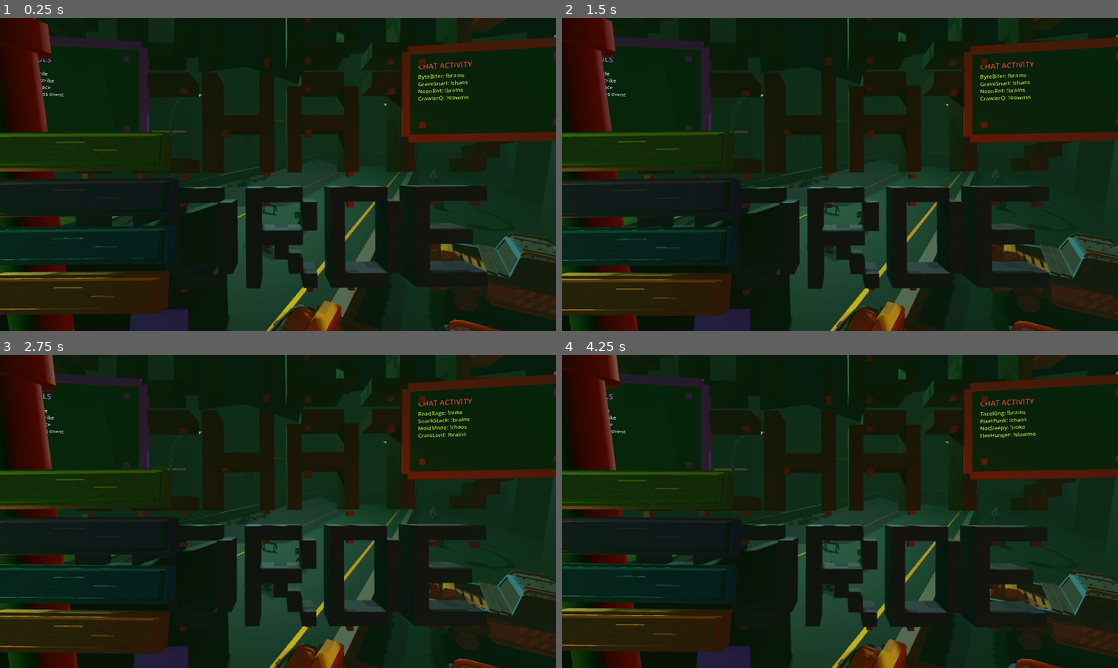
Above: before the commit, frames 1-4 (two rows, left to right).
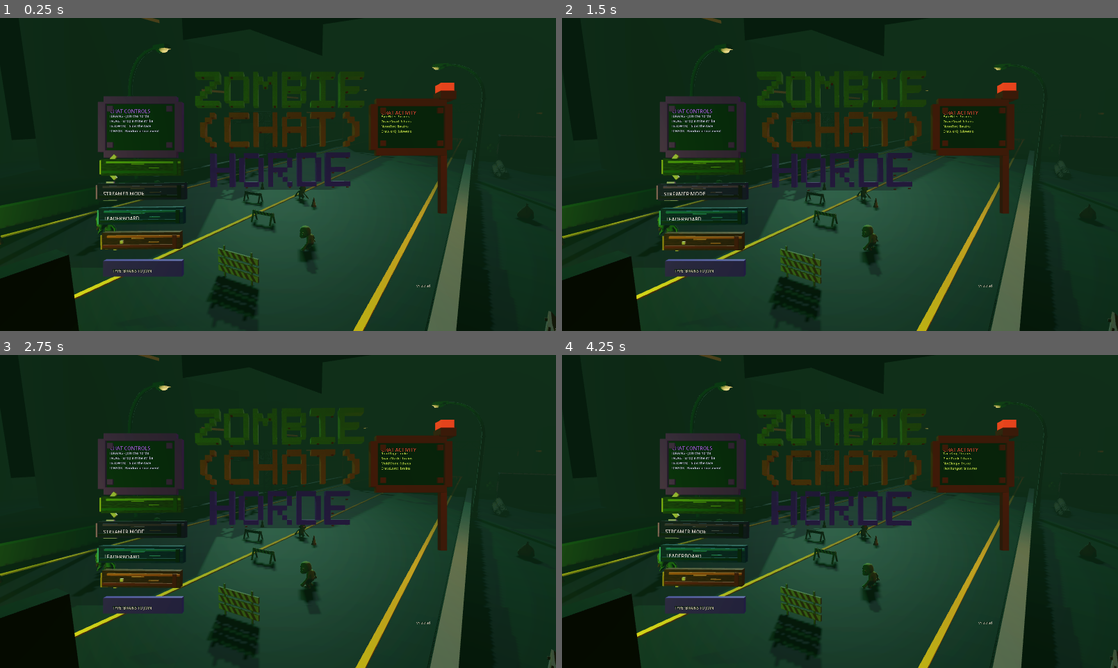
Above: after the commit, the same moments.

Repository: Knoxamiz/zombie-horde
Game: Godot game, scene res://scenes/main_menu/main_menu.tscn
The game is run twice, just before and just after one commit, with the same random seed, the same clock (stepped at 60 frames per second) and the same inputs.
Inputs (mouse positions are in pixels of both pictures, inside the frame that each line leads up to):
- Up to frame 1 (0.25 s): no input
- Up to frame 2 (1.5 s): tap Enter (round_start) at 0.5 s; move the mouse to (962, 158) at 0.52 s; hold Right 0.53-1.25 s; hold S (camera_back) 0.53-1.25 s; click (962, 158) at 0.67 s; drag from (728, 190) to (812, 237) at 1.27 s
- Up to frame 3 (2.75 s): move the mouse to (333, 442) at 2.02 s; hold Right from 2.03 s (still down); hold F (camera_director) from 2.03 s (still down)
- Up to frame 4 (4.25 s): release Right at 2.75 s; release F (camera_director) at 2.75 s; drag from (812, 574) to (673, 464) at 2.77 s; move the mouse to (1006, 558) at 3.52 s; hold Left from 3.53 s (still down); hold W (camera_forward) from 3.53 s (still down)

The runs differ from the first frame. In frame 1, 44% of the frame differs, in the area x 0-100%, y 0-100%; in frame 2, 44%; in frame 3, 44%; in frame 4, 44%.

Commit message:
Fix main menu UI scale: title, buttons, and panels were enormous
Shrink voxel title letters, button blocks, info panels, and join bar.
Pull camera back with lower FOV so the 3D road scene stays visible.
Brighten title emission and remove button tilt that read as flat bars.

Co-authored-by: Knoxamiz <Knoxamiz@users.noreply.github.com>

Diff:
--- a/scenes/main_menu/main_menu.tscn
+++ b/scenes/main_menu/main_menu.tscn
@@ -18,7 +18,7 @@
 [ext_resource type="PackedScene" path="res://scenes/ui/main_menu_3d_info_panel.tscn" id="16_info_panel"]
 
 [sub_resource type="BoxMesh" id="BoxMesh_join_prompt"]
-size = Vector3(3.85, 0.54, 0.18)
+size = Vector3(1.72, 0.34, 0.14)
 
 [sub_resource type="StandardMaterial3D" id="StandardMaterial3D_join_prompt"]
 albedo_color = Color(0.34, 0.15, 0.62, 1)
@@ -30,12 +30,12 @@
 [node name="MainMenu" type="Node3D"]
 script = ExtResource("1_controller")
 camera_path = NodePath("CinematicCamera")
-camera_focus = Vector3(1.8, 1.45, -6.5)
+camera_focus = Vector3(1.2, 1.2, -8.0)
 menu_zombies_path = NodePath("CinematicWorld/MenuZombies")
 cage_light_path = NodePath("CageGreenLight")
 base_light_path = NodePath("BaseAmberLight")
 road_sweep_light_path = NodePath("RoadSweepLight")
-camera_idle_strength = 0.22
+camera_idle_strength = 0.14
 
 [node name="WorldEnvironment" type="WorldEnvironment" parent="."]
 environment = ExtResource("2_environment")
@@ -144,17 +144,18 @@
 spot_angle_attenuation = 0.7
 
 [node name="CinematicCamera" type="Camera3D" parent="."]
-transform = Transform3D(0.996195, 0, -0.0871558, 0, 0.990268, 0.139173, 0.0871558, -0.138632, 0.986996, -10.2, 5.4, -28.5)
+transform = Transform3D(0.996195, 0, -0.0871558, 0, 0.984808, 0.173648, 0.0871558, -0.173178, 0.980579, -8.5, 4.8, -24.0)
 current = true
-fov = 58.0
+fov = 52.0
 
 [node name="Menu3DOverlay" type="Node3D" parent="CinematicCamera"]
+transform = Transform3D(1, 0, 0, 0, 1, 0, 0, 0, 1, 0, 0, 0)
 
 [node name="TitleBlocks" parent="CinematicCamera/Menu3DOverlay" instance=ExtResource("15_title")]
-transform = Transform3D(1, 0, 0, 0, 1, 0, 0, 0, 1, 0.35, 2.05, -6.35)
+transform = Transform3D(1, 0, 0, 0, 1, 0, 0, 0, 1, 0.15, 1.35, -7.4)
 
 [node name="ChatControlsPanel" parent="CinematicCamera/Menu3DOverlay" instance=ExtResource("16_info_panel")]
-transform = Transform3D(0.990268, 0, 0.139173, 0, 1, 0, -0.139173, 0, 0.990268, -4.55, 1.72, -5.95)
+transform = Transform3D(1, 0, 0, 0, 1, 0, 0, 0, 1, -3.05, 1.05, -7.2)
 header_text = "CHAT CONTROLS"
 body_text = "!BRAINS - Join the horde
 !NUKE - Drop a mine strike
@@ -163,11 +164,12 @@
 header_color = Color(0.72, 0.42, 1, 1)
 body_color = Color(0.88, 0.92, 1, 1)
 frame_color = Color(0.52, 0.18, 0.82, 1)
-panel_size = Vector2(3.15, 1.95)
-body_font_size = 20
+panel_size = Vector2(1.55, 1.05)
+header_font_size = 22
+body_font_size = 15
 
 [node name="ChatActivityPanel" parent="CinematicCamera/Menu3DOverlay" instance=ExtResource("16_info_panel")]
-transform = Transform3D(0.990268, 0, -0.139173, 0, 1, 0, 0.139173, 0, 0.990268, 4.35, 1.72, -5.95)
+transform = Transform3D(1, 0, 0, 0, 1, 0, 0, 0, 1, 2.95, 1.05, -7.2)
 header_text = "CHAT ACTIVITY"
 body_text = "TacoKing: !brains
 PixelPunk: !chaos
@@ -175,14 +177,17 @@
 HexHunger: !slowmo"
 header_color = Color(1, 0.31, 0.22, 1)
 body_color = Color(0.82, 1, 0.3, 1)
-panel_size = Vector2(3.05, 1.75)
+panel_size = Vector2(1.5, 0.95)
+header_font_size = 22
+body_font_size = 15
 mount_pole = true
 mount_siren = true
 
 [node name="ButtonRack" type="Node3D" parent="CinematicCamera/Menu3DOverlay"]
+transform = Transform3D(1, 0, 0, 0, 1, 0, 0, 0, 1, 0, 0, 0)
 
 [node name="StartButton3D" parent="CinematicCamera/Menu3DOverlay/ButtonRack" instance=ExtResource("12_menu_3d_button")]
-transform = Transform3D(1, 0, 0, 0, 0.985, 0.174, 0, -0.174, 0.985, -3.72, 0.42, -5.36)
+transform = Transform3D(1, 0, 0, 0, 1, 0, 0, 0, 1, -2.95, 0.15, -7.0)
 action_id = &"start"
 icon_kind = &"play"
 text = "START"
@@ -190,11 +195,11 @@
 hover_color = Color(0.66, 0.95, 0.2, 1)
 accent_color = Color(0.9, 1, 0.32, 1)
 text_color = Color(1, 0.98, 0.86, 1)
-block_size = Vector3(3.28, 0.68, 0.34)
-font_size = 35
+block_size = Vector3(1.72, 0.36, 0.2)
+font_size = 24
 
 [node name="StreamerButton3D" parent="CinematicCamera/Menu3DOverlay/ButtonRack" instance=ExtResource("12_menu_3d_button")]
-transform = Transform3D(1, 0, 0, 0, 0.985, 0.174, 0, -0.174, 0.985, -3.72, -0.46, -5.34)
+transform = Transform3D(1, 0, 0, 0, 1, 0, 0, 0, 1, -2.95, -0.38, -7.0)
 action_id = &"streamer"
 icon_kind = &"streamer"
 text = "STREAMER MODE"
@@ -202,12 +207,12 @@
 hover_color = Color(0.52, 0.24, 0.9, 1)
 accent_color = Color(0.82, 0.48, 1, 1)
 text_color = Color(1, 0.96, 0.88, 1)
-block_size = Vector3(3.55, 0.68, 0.34)
-font_size = 31
+block_size = Vector3(1.88, 0.36, 0.2)
+font_size = 21
 idle_phase = 0.7
 
 [node name="LeaderboardButton3D" parent="CinematicCamera/Menu3DOverlay/ButtonRack" instance=ExtResource("12_menu_3d_button")]
-transform = Transform3D(1, 0, 0, 0, 0.985, 0.174, 0, -0.174, 0.985, -3.72, -1.34, -5.32)
+transform = Transform3D(1, 0, 0, 0, 1, 0, 0, 0, 1, -2.95, -0.91, -7.0)
 action_id = &"leaderboard"
 icon_kind = &"trophy"
 text = "LEADERBOARD"
@@ -215,12 +220,12 @@
 hover_color = Color(0.18, 0.62, 0.96, 1)
 accent_color = Color(0.42, 0.88, 1, 1)
 text_color = Color(1, 0.96, 0.88, 1)
-block_size = Vector3(3.42, 0.68, 0.34)
-font_size = 31
+block_size = Vector3(1.82, 0.36, 0.2)
+font_size = 21
 idle_phase = 1.4
 
 [node name="SettingsButton3D" parent="CinematicCamera/Menu3DOverlay/ButtonRack" instance=ExtResource("12_menu_3d_button")]
-transform = Transform3D(1, 0, 0, 0, 0.985, 0.174, 0, -0.174, 0.985, -3.72, -2.22, -5.3)
+transform = Transform3D(1, 0, 0, 0, 1, 0, 0, 0, 1, -2.95, -1.44, -7.0)
 action_id = &"settings"
 icon_kind = &"gear"
 text = "SETTINGS"
@@ -228,29 +233,29 @@
 hover_color = Color(1, 0.5, 0.08, 1)
 accent_color = Color(1, 0.75, 0.22, 1)
 text_color = Color(1, 0.96, 0.88, 1)
-block_size = Vector3(3.2, 0.68, 0.34)
-font_size = 32
+block_size = Vector3(1.68, 0.36, 0.2)
+font_size = 22
 idle_phase = 2.1
 
 [node name="JoinPrompt3D" type="Node3D" parent="CinematicCamera/Menu3DOverlay"]
-transform = Transform3D(0.999391, -0.0348995, 0, 0.0348995, 0.999391, 0, 0, 0, 1, -3.72, -3.02, -5.55)
+transform = Transform3D(1, 0, 0, 0, 1, 0, 0, 0, 1, -2.95, -2.05, -7.05)
 
 [node name="PromptBlock" type="MeshInstance3D" parent="CinematicCamera/Menu3DOverlay/JoinPrompt3D"]
 mesh = SubResource("BoxMesh_join_prompt")
 surface_material_override/0 = SubResource("StandardMaterial3D_join_prompt")
 
 [node name="PromptLabel" type="Label3D" parent="CinematicCamera/Menu3DOverlay/JoinPrompt3D"]
-transform = Transform3D(1, 0, 0, 0, 1, 0, 0, 0, 1, -1.15, -0.04, 0.14)
+transform = Transform3D(1, 0, 0, 0, 1, 0, 0, 0, 1, -0.62, -0.03, 0.12)
 modulate = Color(1, 0.92, 0.76, 1)
 text = "TYPE !BRAINS TO JOIN"
-font_size = 22
-outline_size = 5
+font_size = 16
+outline_size = 4
 horizontal_alignment = 0
 
 [node name="VersionLabel3D" type="Label3D" parent="CinematicCamera/Menu3DOverlay"]
-transform = Transform3D(1, 0, 0, 0, 1, 0, 0, 0, 1, 4.9, -3.62, -5.55)
+transform = Transform3D(1, 0, 0, 0, 1, 0, 0, 0, 1, 3.35, -2.45, -7.05)
 modulate = Color(1, 0.96, 0.86, 0.95)
-text = "v1.2.0-3d"
-font_size = 17
-outline_size = 4
+text = "v1.2.2-3d"
+font_size = 14
+outline_size = 3
 horizontal_alignment = 2
--- a/scenes/ui/main_menu_3d_title.tscn
+++ b/scenes/ui/main_menu_3d_title.tscn
@@ -4,5 +4,8 @@
 
 [node name="TitleBlocks" type="Node3D"]
 script = ExtResource("1_script")
-block_size = Vector3(0.31, 0.31, 0.48)
-line_spacing = 0.34
+block_size = Vector3(0.11, 0.11, 0.2)
+line_spacing = 0.16
+letter_spacing = 0.05
+depth_layers = 2
+drip_strength = 0.35
--- a/scripts/main_menu/main_menu_controller.gd
+++ b/scripts/main_menu/main_menu_controller.gd
@@ -11,12 +11,12 @@
 
 @export_file("*.tscn") var game_scene_path: String = "res://scenes/main/main_game.tscn"
 @export var camera_path: NodePath
-@export var camera_focus: Vector3 = Vector3(1.8, 1.45, -6.5)
+@export var camera_focus: Vector3 = Vector3(1.2, 1.2, -8.0)
 @export var menu_zombies_path: NodePath
 @export var cage_light_path: NodePath
 @export var base_light_path: NodePath
 @export var road_sweep_light_path: NodePath
-@export_range(0.0, 1.0, 0.01) var camera_idle_strength: float = 0.22
+@export_range(0.0, 1.0, 0.01) var camera_idle_strength: float = 0.14
 
 var _transitioning: bool = false
 var _time: float = 0.0
--- a/scripts/ui/main_menu_3d_block_text.gd
+++ b/scripts/ui/main_menu_3d_block_text.gd
@@ -322,8 +322,8 @@
 	material.roughness = 0.84
 	material.metallic = 0.02
 	material.emission_enabled = true
-	material.emission = base * (0.12 + float(layer) * 0.03)
-	material.emission_energy_multiplier = 0.7
+	material.emission = base * (0.28 + float(layer) * 0.06)
+	material.emission_energy_multiplier = 1.15
 	if crack_strength > 0.0 and (row + column + glyph_width + layer) % 4 == 0:
 		material.roughness = 0.95
 		material.albedo_color = base.darkened(0.08 * crack_strength)
